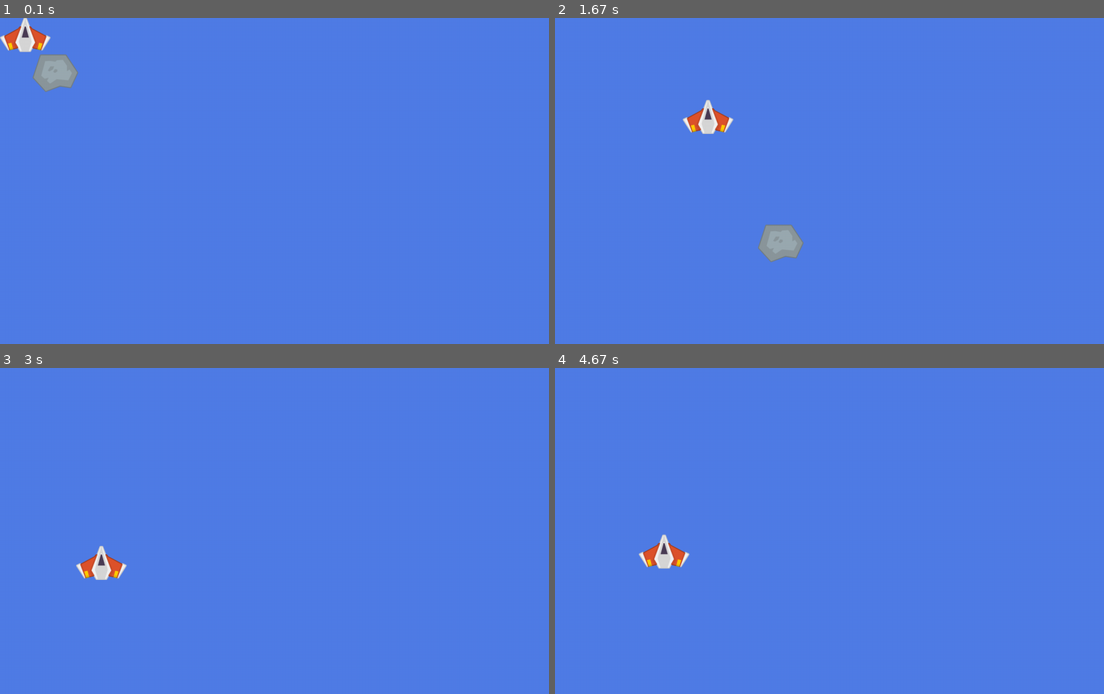
Above: before the commit, frames 1-4 (two rows, left to right).
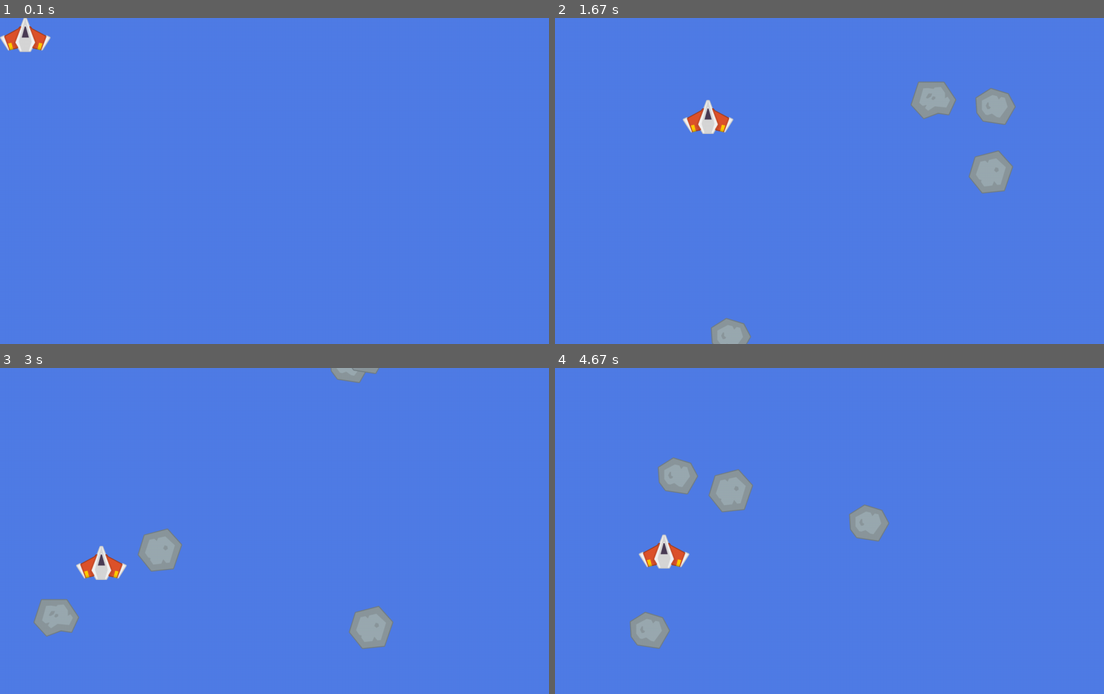
Above: after the commit, the same moments.

Repository: 0b1101-ajay/Learing-pygame
Game: pygame game, started from space-ship-shooter/game.py
Two runs of this game, one before a commit and one after it. Both use one fixed random seed, a clock stepped at 60 frames per second and the inputs below.
Inputs (mouse positions are in pixels of both pictures, inside the frame that each line leads up to):
- Up to frame 1 (0.1 s): no input
- Up to frame 2 (1.67 s): click (845, 181) at 0.38 s; click (900, 252) at 0.72 s; click (1054, 295) at 1.05 s; click (708, 115) at 1.38 s
- Up to frame 3 (3 s): click (290, 570) at 1.72 s; click (208, 462) at 2.05 s; click (488, 615) at 2.38 s; click (98, 563) at 2.72 s
- Up to frame 4 (4.67 s): click (675, 469) at 3.05 s; click (708, 586) at 3.38 s; click (1054, 605) at 3.72 s; click (670, 651) at 4.05 s; click (664, 550) at 4.38 s

The runs differ from the first frame. In frame 1, 0.7% of the frame differs, in the area x 5-15%, y 11-23%; in frame 2, 3.3%, in the area x 28-84%, y 19-100%; in frame 3, 2.6%; in frame 4, 2.6%.

Commit message:
Update game.py

Diff:
--- a/space-ship-shooter/game.py
+++ b/space-ship-shooter/game.py
@@ -37,6 +37,18 @@
         self.rect.centerx += self.x_speed
         self.rect.centery += self.y_speed
 
+        if self.rect.centery >= 800:
+            self.kill()
+
+
+class Laser(pygame.sprite.Sprite):
+    def __init__(self, path, pos, speed):
+        super().__init__()
+        self.image = pygame.image.load(path)
+        self.rect = self.image.get_rect(center=pos)
+
+    def update(self):
+        self.rect.centery -= self.speed
 
 pygame.init()
 
@@ -48,15 +60,27 @@
 spaceship_group = pygame.sprite.GroupSingle()
 spaceship_group.add(spaceship)
 
-meteor = Meteor('Meteor Dodger Assets/Meteor1.png', 100, 100, 2, 2)
 meteor_group = pygame.sprite.Group()
-meteor_group.add(meteor)
+laser_group = pygame.sprite.Group()
+
+METEOR_EVENT = pygame.USEREVENT
+pygame.time.set_timer(METEOR_EVENT, 250)
 
 while True:  # main game loop
     for event in pygame.event.get():
         if event.type == QUIT:
             pygame.quit()
             sys.exit()
+
+        if event.type == METEOR_EVENT:
+            meteor_path = random.choice(('Meteor Dodger Assets/Meteor1.png', 'Meteor Dodger Assets/Meteor2.png',
+                                         'Meteor Dodger Assets/Meteor3.png'))
+            random_xpos = random.randrange(0, 1280)
+            random_ypos = random.randrange(-500, -50)
+            random_xspeed = random.randrange(-1, 1)
+            random_yspeed = random.randrange(4, 10)
+            meteor = Meteor(meteor_path, random_xpos, random_ypos, random_xspeed, random_yspeed)
+            meteor_group.add(meteor)
 
     DISPLAY_SURF.fill((80, 125, 230))
     spaceship_group.draw(DISPLAY_SURF)
